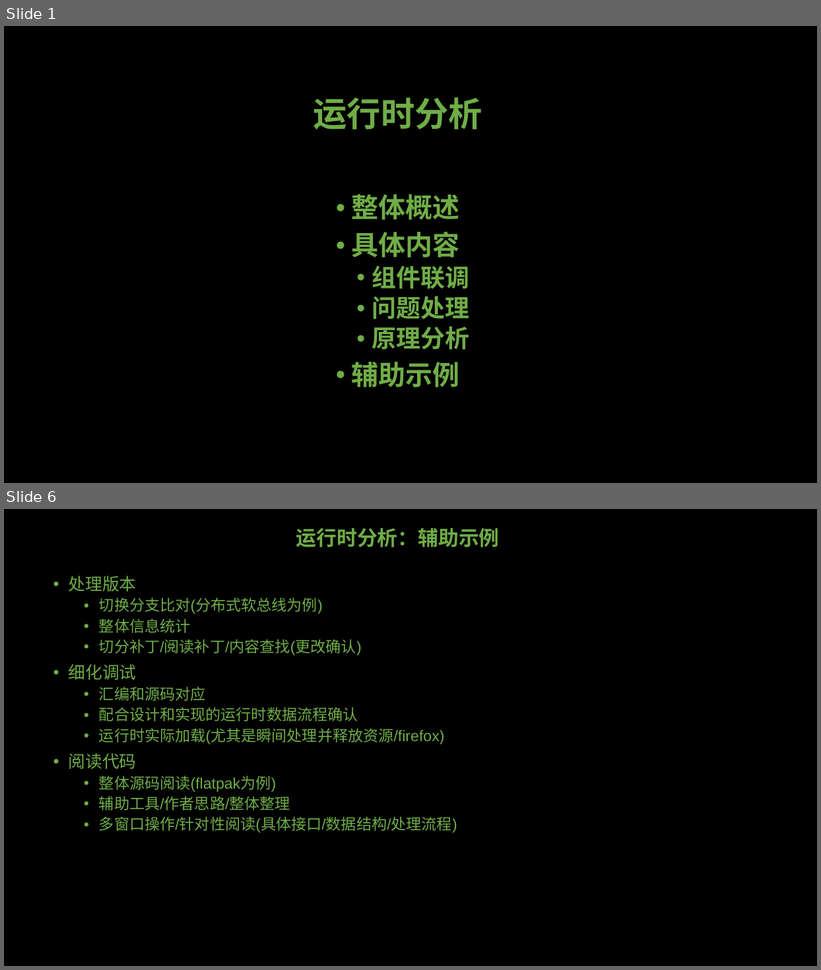
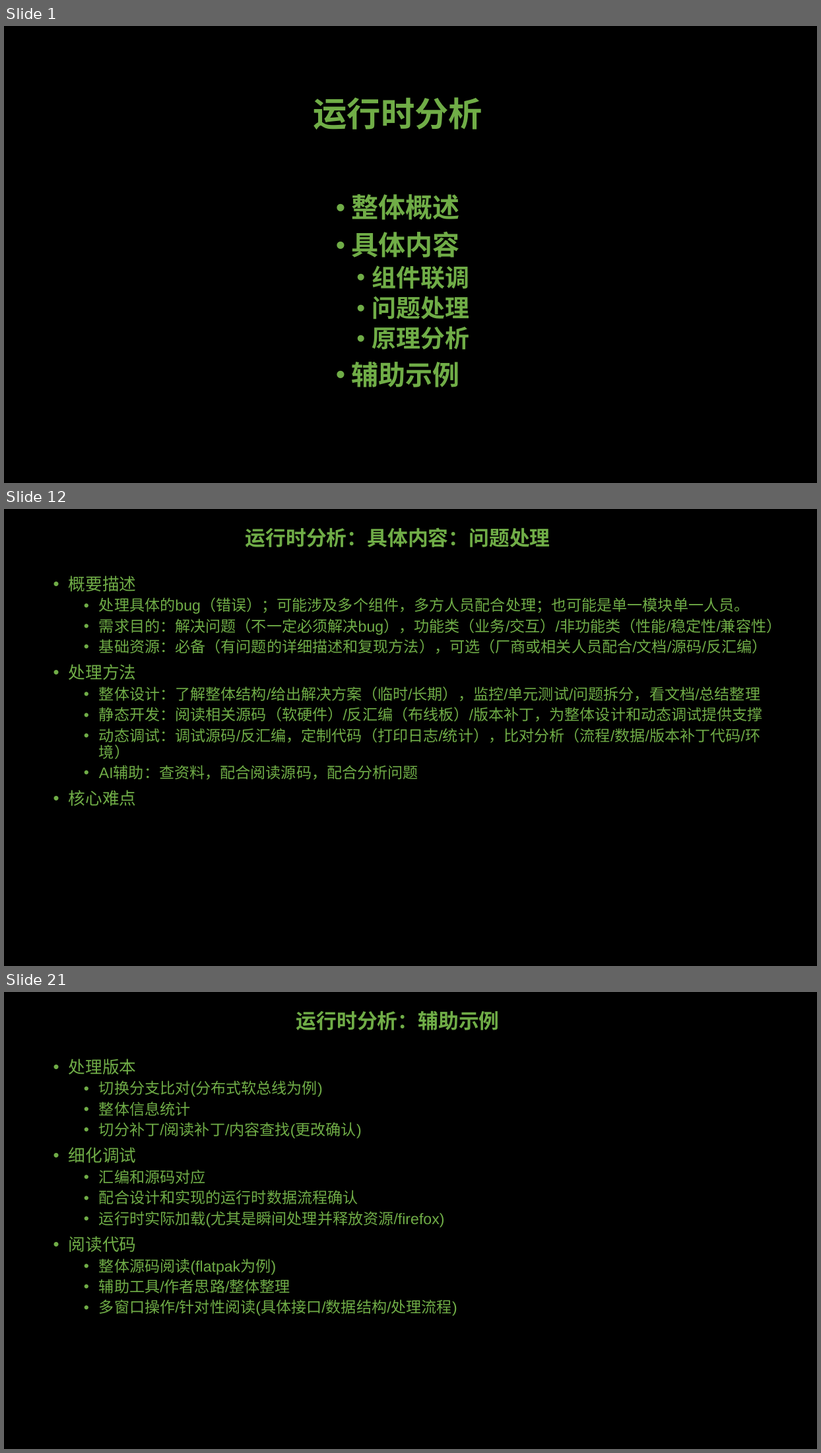
Before and after one commit to GavinKoeng/it-talks, a slide deck: toolchains/runtime-xxx/runtime-analyzing/运行时分析.pptx. Shown one above the other, each under a label of ours: slides 1 and 6 before the commit, slides 1, 12 and 21 after it; the slides between them are not shown. The pictures are 821x970 and 821x1453 pixels, drawn with LibreOffice and Linux fonts; fonts in the diff are those of the drawing. Boxes give left, top, right and bottom in pixels: in the first picture for what was removed or moved away, otherwise in the second. Text is boxed around its words. In the diff, an @@ line names an element or a change of style, - is before the commit and + after.

Commit message:
toolchains: runtime-xxx: runtime-analyzing: 完成运行时分析PPT初稿

```diff
--- a/toolchains/runtime-xxx/runtime-analyzing/运行时分析.pptx
+++ b/toolchains/runtime-xxx/runtime-analyzing/运行时分析.pptx
@@ slide 12 added at [4,509,817,966], background #000000 @@
@@ title added at [246,527,550,547], 24 pt, text #70AD47, bold @@
+运行时分析：具体内容：问题处理
@@ text added at [69,576,781,806], 18 pt, text #70AD47 @@
+• 概要描述
+  • 处理具体的bug（错误）；可能涉及多个组件，多方人员配合处理；也可能是单一模块单一人员。
+  • 需求目的：解决问题（不一定必须解决bug），功能类（业务/交互）/非功能类（性能/稳定性/兼容性）
+  • 基础资源：必备（有问题的详细描述和复现方法），可选（厂商或相关人员配合/文档/源码/反汇编）
+• 处理方法
+  • 整体设计：了解整体结构/给出解决方案（临时/长期），监控/单元测试/问题拆分，看文档/总结整理
+  • 静态开发：阅读相关源码（软硬件）/反汇编（布线板）/版本补丁，为整体设计和动态调试提供支撑
+  • 动态调试：调试源码/反汇编，定制代码（打印日志/统计），比对分析（流程/数据/版本补丁代码/环境）
+  • AI辅助：查资料，配合阅读源码，配合分析问题
+• 核心难点
@@ what was slide 6 is now slide 21 @@
```
Also in this commit, not shown: 4 slides changed, 14 other slides added.
